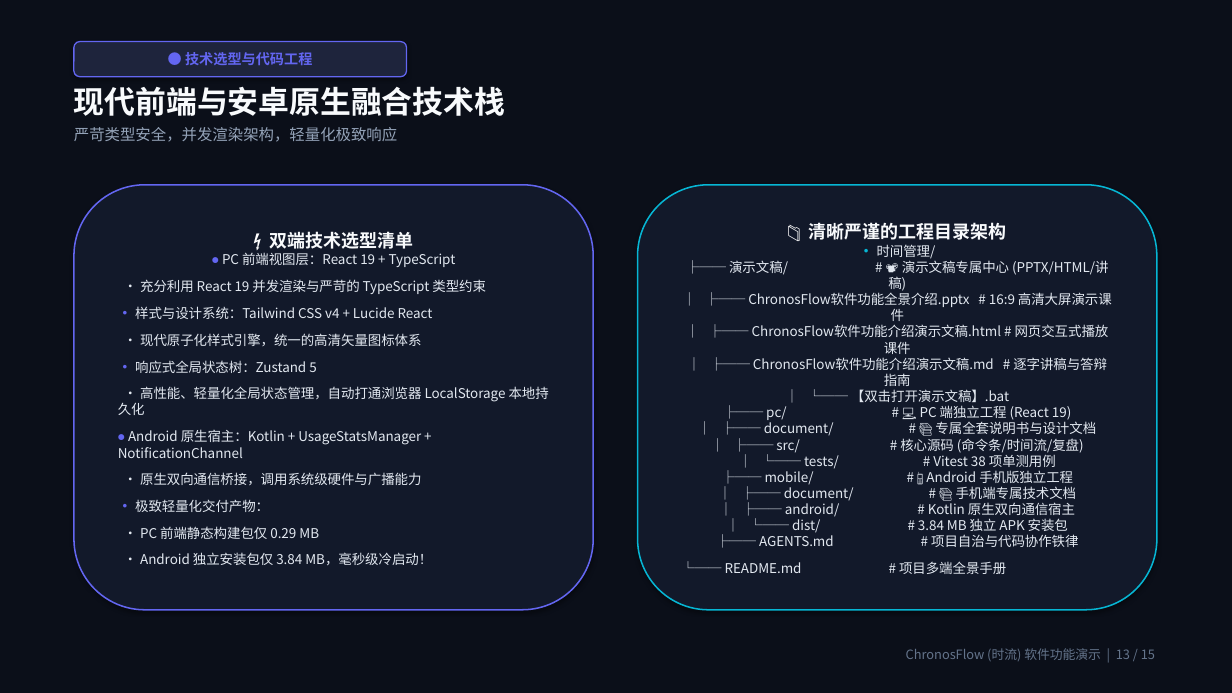
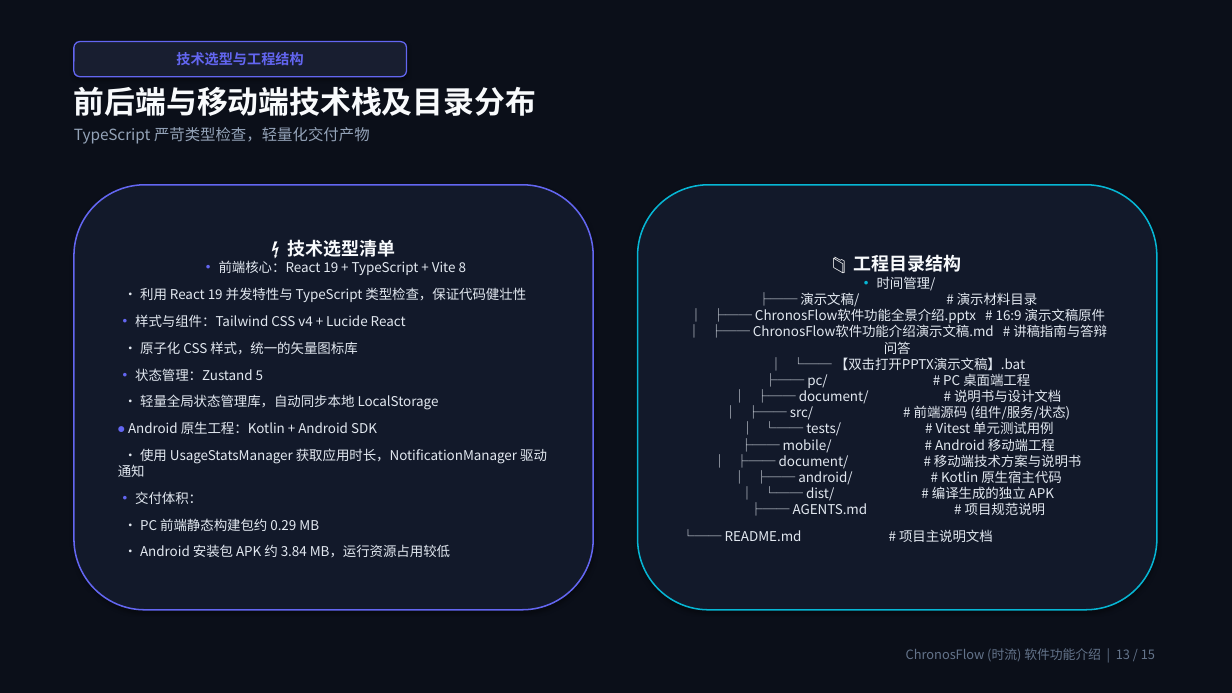
Before and after one commit to Citrus0914/ChronosFlow, a slide deck: slide 13 of 演示文稿/ChronosFlow软件功能全景介绍.pptx. Drawn at 1232x693 pixels with LibreOffice and Linux fonts; fonts in the diff are those of the drawing. Boxes give left, top, right and bottom in pixels: in the first picture for what was removed or moved away, otherwise in the second. Text is boxed around its words. In the diff, an @@ line names an element or a change of style, - is before the commit and + after.

Commit message:
style: 去除演示文稿中的夸张用语，调整为客观平实的工程技术表述

```diff
--- a/演示文稿/ChronosFlow软件功能全景介绍.pptx
+++ b/演示文稿/ChronosFlow软件功能全景介绍.pptx
@@ rounded rectangle "技术选型与工程结构" at (74, 42, 407, 77): fill #1E243C to #181E30 @@
@@ text in rounded rectangle at (176, 52, 303, 65): text changed @@
-● 技术选型与代码工程
+技术选型与工程结构
@@ text at (74, 86, 536, 144): text changed @@
-现代前端与安卓原生融合技术栈
-严苛类型安全，并发渲染架构，轻量化极致响应
+前后端与移动端技术栈及目录分布
+TypeScript 严苛类型检查，轻量化交付产物
@@ text in rounded rectangle at (118, 239, 547, 557): text changed @@
-⚡ 双端技术选型清单
-• PC 前端视图层：React 19 + TypeScript
-• 充分利用 React 19 并发渲染与严苛的 TypeScript 类型约束
-• 样式与设计系统：Tailwind CSS v4 + Lucide React
-• 现代原子化样式引擎，统一的高清矢量图标体系
-• 响应式全局状态树：Zustand 5
-• 高性能、轻量化全局状态管理，自动打通浏览器 LocalStorage 本地持久化
-• Android 原生宿主：Kotlin + UsageStatsManager + NotificationChannel
-• 原生双向通信桥接，调用系统级硬件与广播能力
-• 极致轻量化交付产物：
-• PC 前端静态构建包仅 0.29 MB
-• Android 独立安装包仅 3.84 MB，毫秒级冷启动！
+⚡ 技术选型清单
+• 前端核心：React 19 + TypeScript + Vite 8
+• 利用 React 19 并发特性与 TypeScript 类型检查，保证代码健壮性
+• 样式与组件：Tailwind CSS v4 + Lucide React
+• 原子化 CSS 样式，统一的矢量图标库
+• 状态管理：Zustand 5
+• 轻量全局状态管理库，自动同步本地 LocalStorage
+• Android 原生工程：Kotlin + Android SDK
+• 使用 UsageStatsManager 获取应用时长，NotificationManager 驱动通知
+• 交付体积：
+• PC 前端静态构建包约 0.29 MB
+• Android 安装包 APK 约 3.84 MB，运行资源占用较低
@@ text in rounded rectangle at (725, 254, 1107, 542): text changed @@
-📁 清晰严谨的工程目录架构
-• 时间管理/
-├── 演示文稿/ # 📽️ 演示文稿专属中心 (PPTX/HTML/讲稿)
-│ ├── ChronosFlow软件功能全景介绍.pptx # 16:9 高清大屏演示课件
-│ ├── ChronosFlow软件功能介绍演示文稿.html # 网页交互式播放课件
-│ ├── ChronosFlow软件功能介绍演示文稿.md # 逐字讲稿与答辩指南
-│ └── 【双击打开演示文稿】.bat
-├── pc/ # 💻 PC 端独立工程 (React 19)
-│ ├── document/ # 📚 专属全套说明书与设计文档
-│ ├── src/ # 核心源码 (命令条/时间流/复盘)
-│ └── tests/ # Vitest 38 项单测用例
-├── mobile/ # 📱 Android 手机版独立工程
-│ ├── document/ # 📚 手机端专属技术文档
-│ ├── android/ # Kotlin 原生双向通信宿主
-│ └── dist/ # 3.84 MB 独立 APK 安装包
-├── AGENTS.md # 项目自治与代码协作铁律
-└── README.md # 项目多端全景手册
+📁 工程目录结构
+• 时间管理/
+├── 演示文稿/ # 演示材料目录
+│ ├── ChronosFlow软件功能全景介绍.pptx # 16:9 演示文稿原件
+│ ├── ChronosFlow软件功能介绍演示文稿.md # 讲稿指南与答辩问答
+│ └── 【双击打开PPTX演示文稿】.bat
+├── pc/ # PC 桌面端工程
+│ ├── document/ # 说明书与设计文档
+│ ├── src/ # 前端源码 (组件/服务/状态)
+│ └── tests/ # Vitest 单元测试用例
+├── mobile/ # Android 移动端工程
+│ ├── document/ # 移动端技术方案与说明书
+│ ├── android/ # Kotlin 原生宿主代码
+│ └── dist/ # 编译生成的独立 APK
+├── AGENTS.md # 项目规范说明
+└── README.md # 项目主说明文档
@@ text at (906, 648, 1155, 661): text changed @@
-ChronosFlow (时流) 软件功能演示 | 13 / 15
+ChronosFlow (时流) 软件功能介绍 | 13 / 15
```
Also in this commit, not shown: 14 other slides changed, 4 other files.
